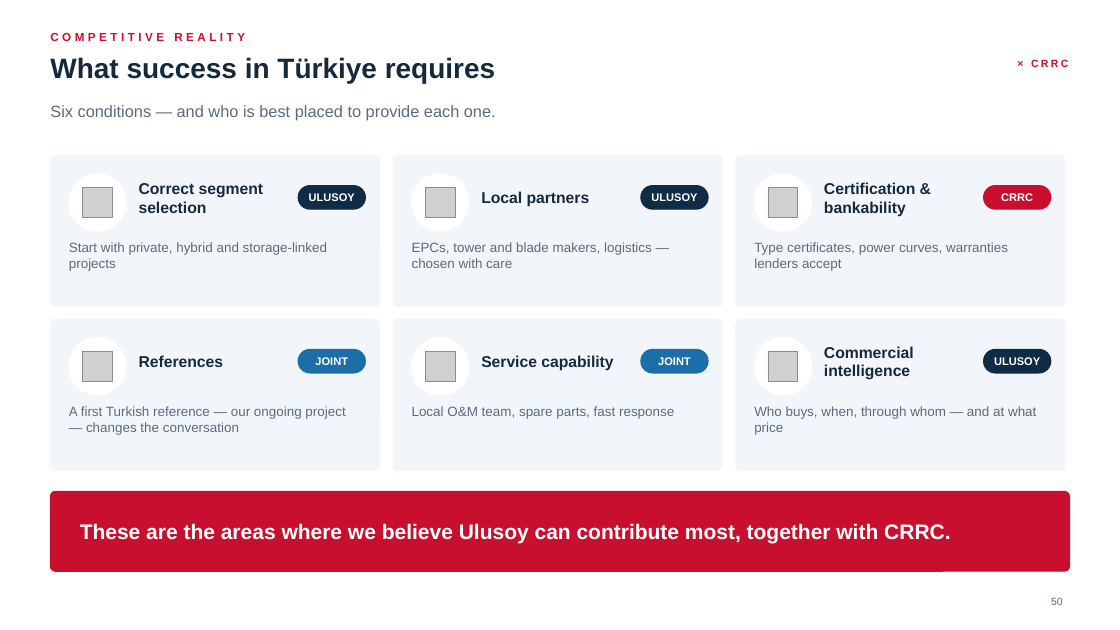
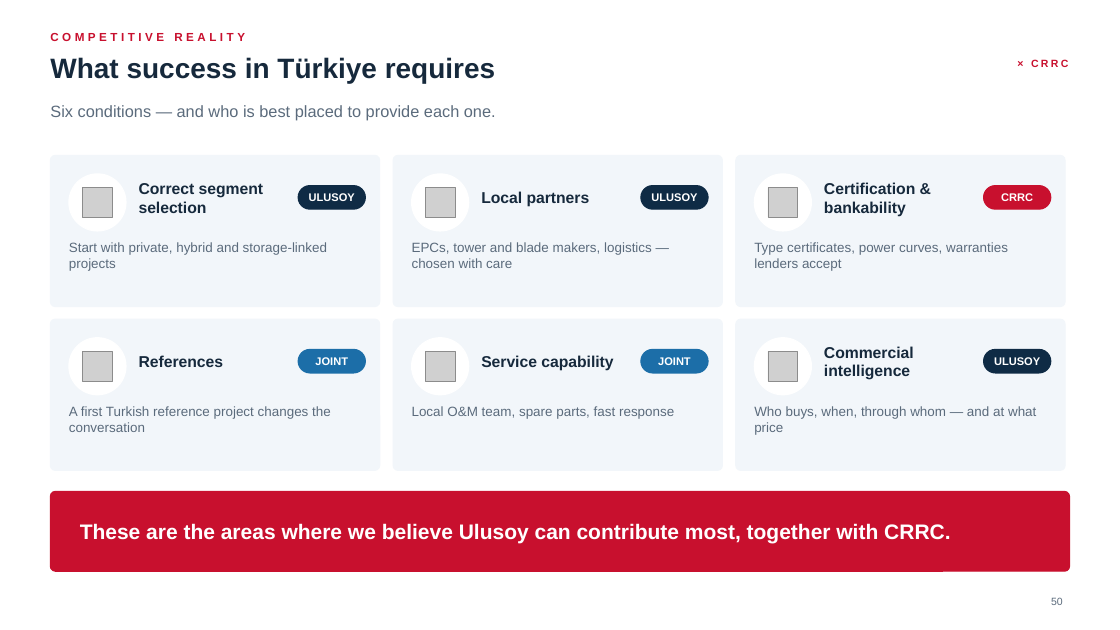
Before and after one commit to taimoorRazi/MultiTransformer, a slide deck: slide 50 of CRRC_Partnership/Ulusoy - CRRC Partnership.pptx. Drawn at 1120x630 pixels with LibreOffice and Linux fonts; fonts in the diff are those of the drawing; grey boxes stand for pictures; background and template pictures are left out. Boxes give left, top, right and bottom in pixels: in the first picture for what was removed or moved away, otherwise in the second. Text is boxed around its words. In the diff, an @@ line names an element or a change of style, - is before the commit and + after.

```diff
--- a/CRRC_Partnership/Ulusoy - CRRC Partnership.pptx
+++ b/CRRC_Partnership/Ulusoy - CRRC Partnership.pptx
@@ text at <box>69,406,331,432</box>: text changed @@
-A first Turkish reference — our ongoing project — changes the conversation
+A first Turkish reference project changes the conversation
```
Also in this commit, not shown: 9 other slides changed, 13 other files.
